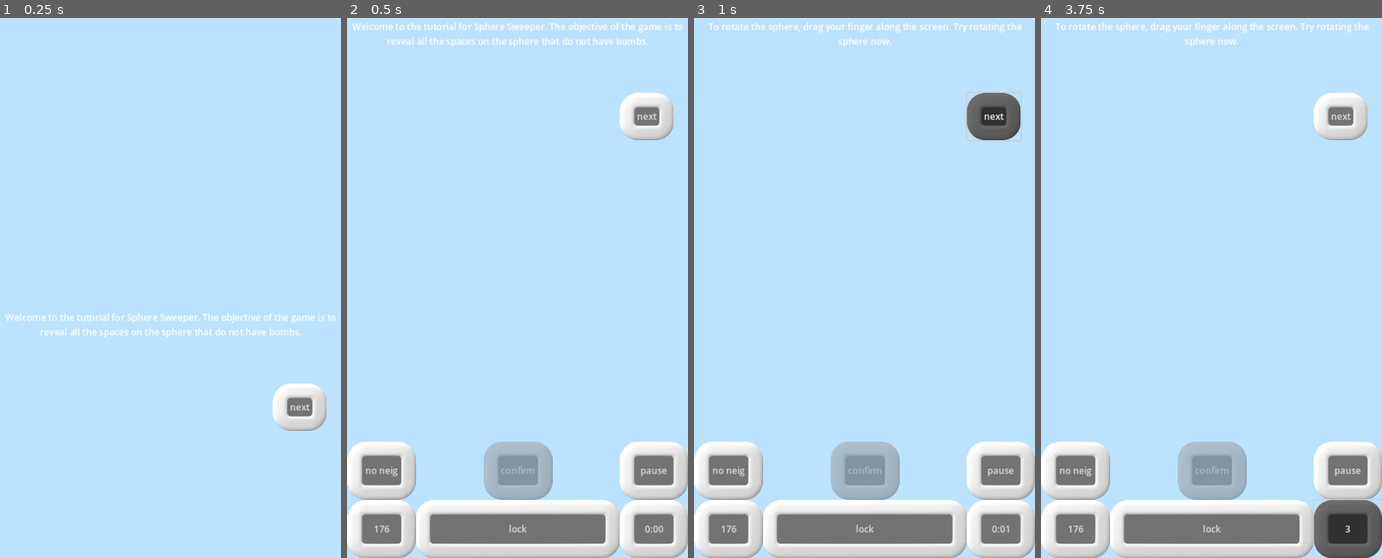
Above: before the commit, frames 1-4 (left to right).
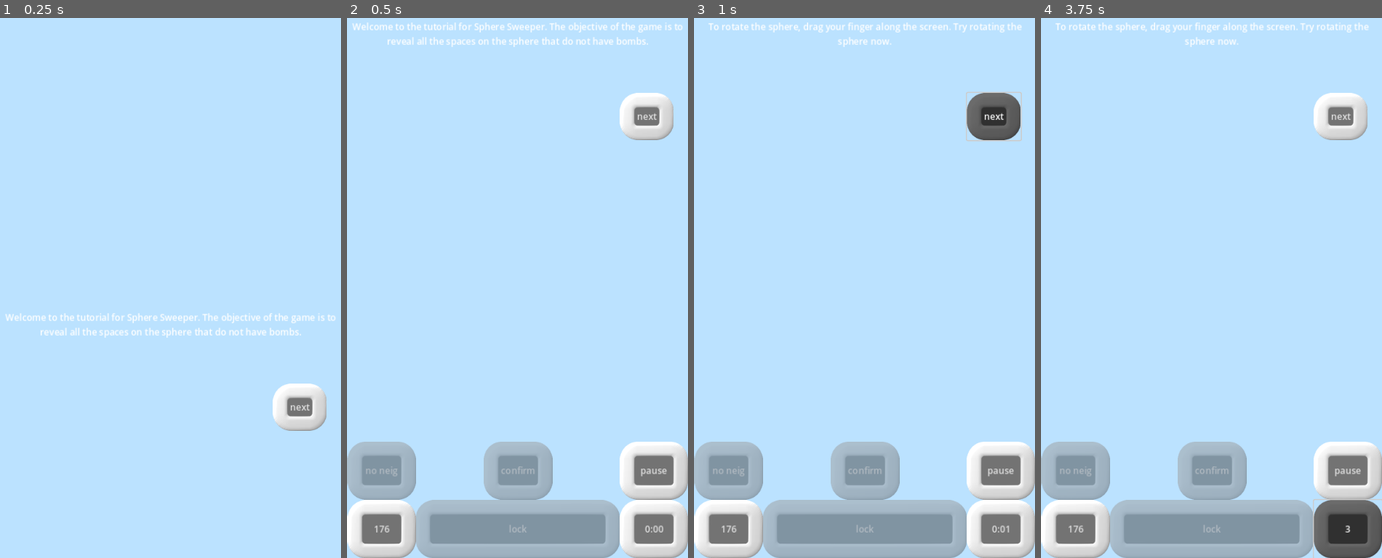
Above: after the commit, the same moments.

Repository: WalynC/sphereSweeperGodot
Game: Godot game, scene res://mainScenes/tutorial.tscn
Same seed, same stepped clock (60 frames per second), same inputs: the game is played once before the commit and once after it. This scene is started directly instead of the project's main scene. Sound files missing from this copy of the repository are replaced by a short silence.
Inputs:
- Up to frame 1 (0.25 s): no input
- Up to frame 2 (0.5 s): no input
- Up to frame 3 (1 s): click "next" at 0.5 s
- Up to frame 4 (3.75 s): click "next" at 1.25 s; click "176" at 2 s; click "4" at 2.75 s; click "0:03" at 3.5 s

Frame 1 is identical in both runs. In frame 2, 8.1% of the frame differs, in the area x 0-80%, y 78-100%; in frame 3, 8.1%; in frame 4, 8.1%.

Commit message:
Lock and neighbor buttons are disabled at start of tutorial

Diff:
--- a/scripts/tutorial/TutorialMode.gd
+++ b/scripts/tutorial/TutorialMode.gd
@@ -16,6 +16,8 @@
 	return steps[current]
 
 func _ready():
+	GameUI.instance.flagButton.disabled = true
+	GameUI.instance.neighborButton.disabled = true
 	instance = self
 	steps.resize(tutorialStepContainer.get_child_count())
 	for i in range(steps.size()):
